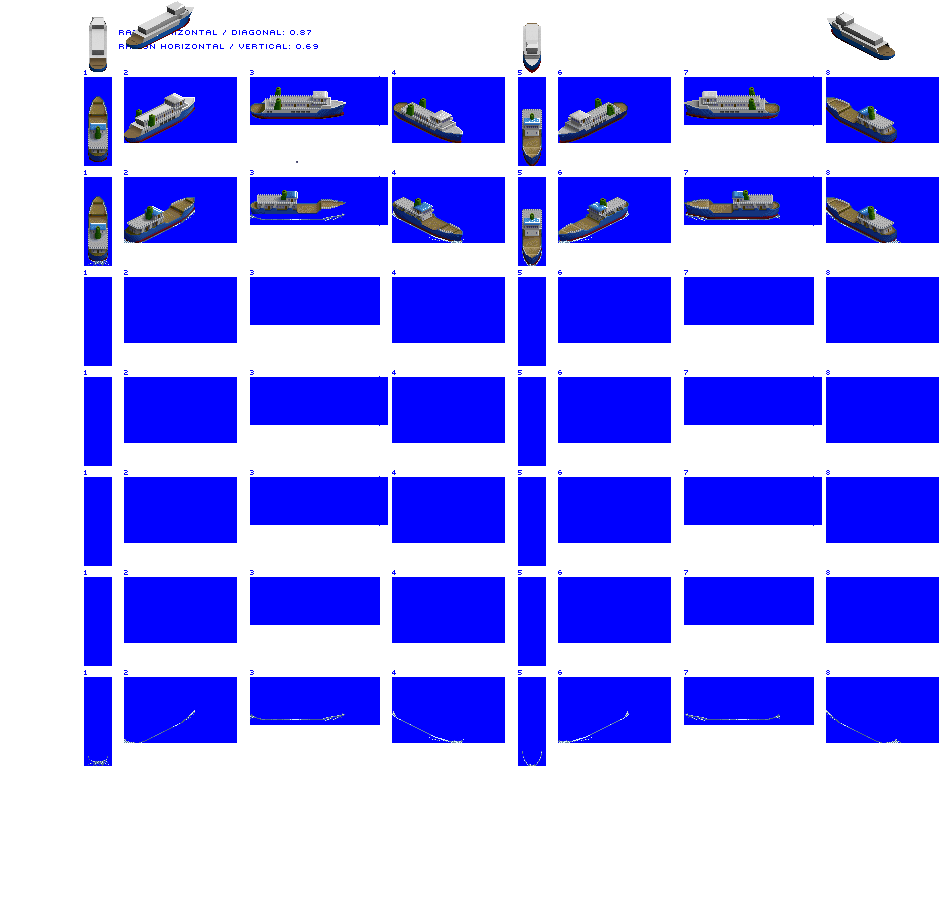
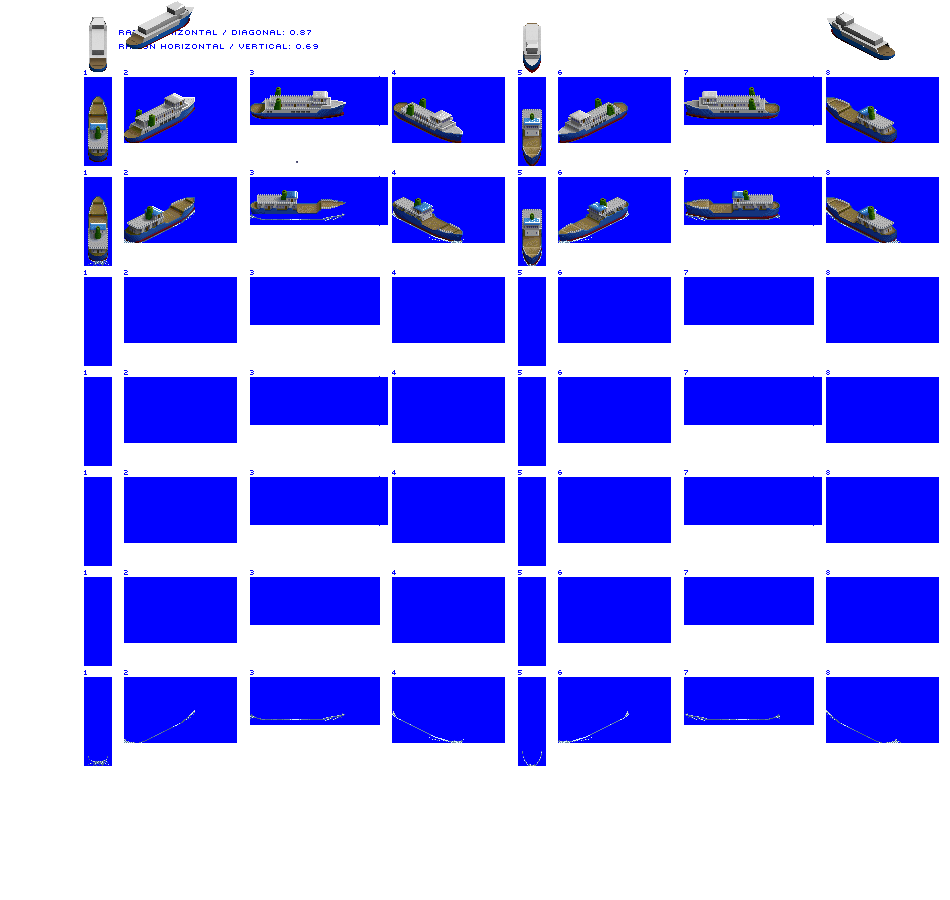
Layered file, before and after one edit (950px x 900px). Changes by layer:
painted on "Vehicle Ferry unloaded" over box(124, 99, 628, 143)
